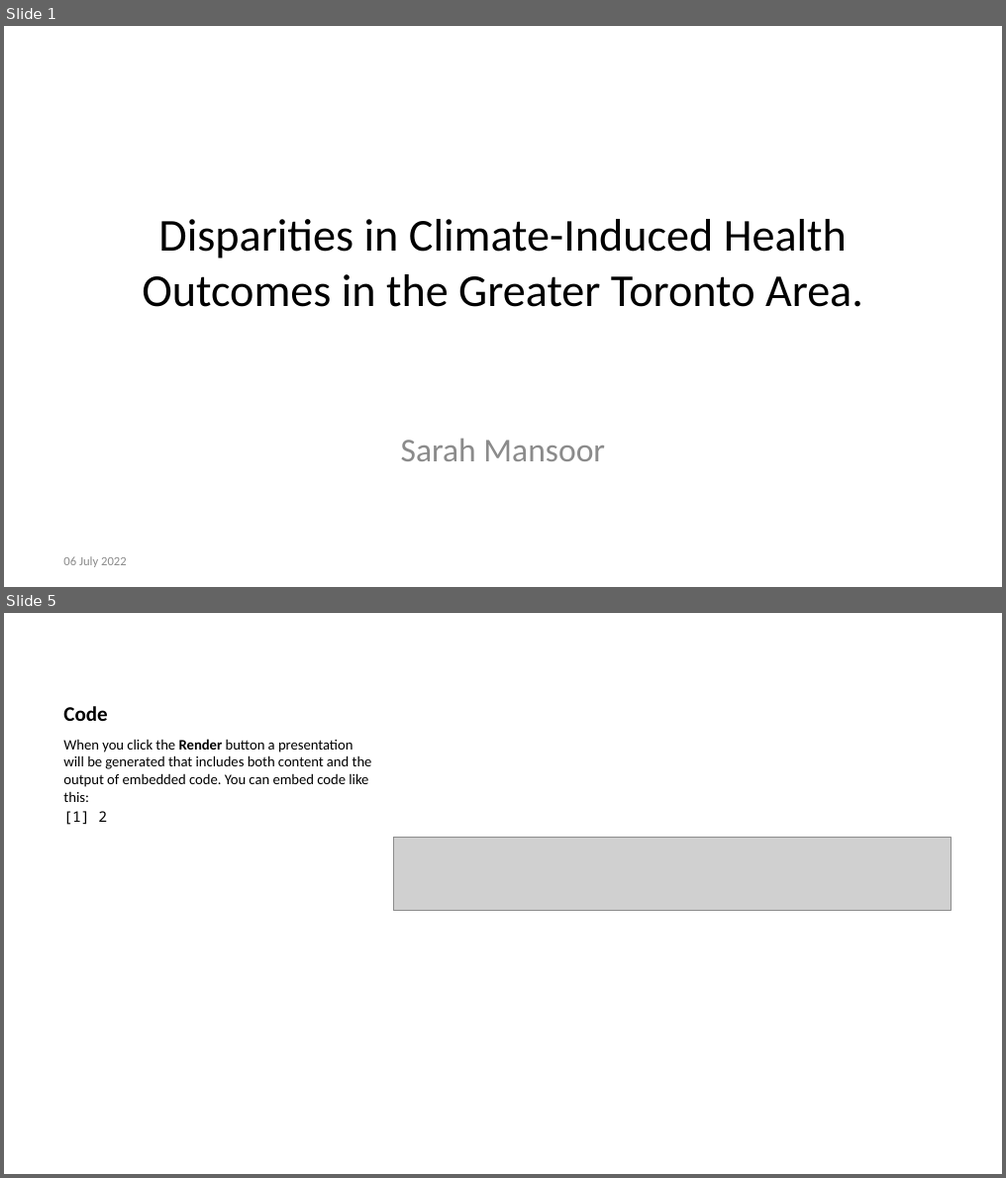
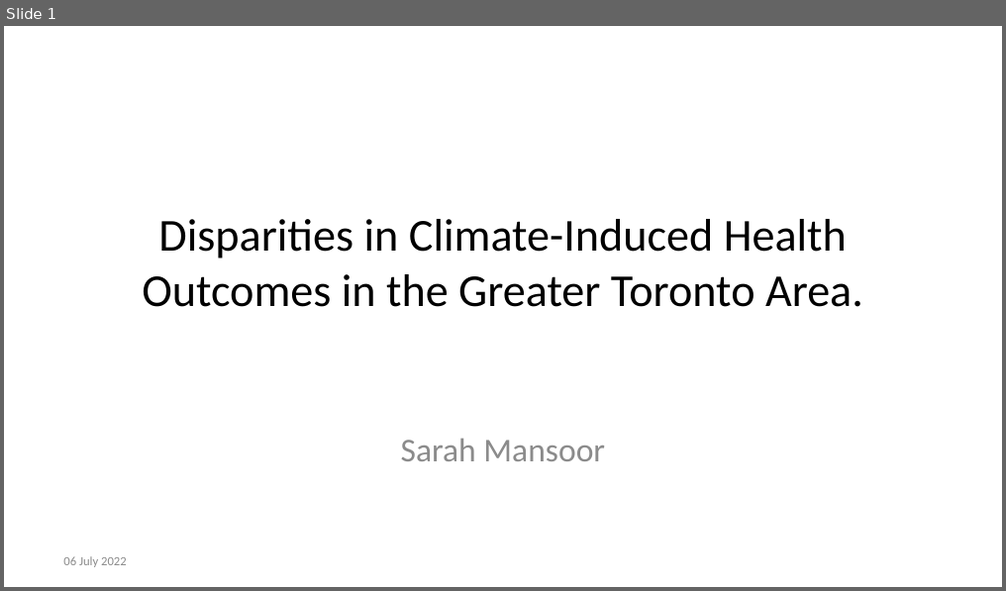
Before and after one commit to sarahmansoorr/SUDS2022, a slide deck: outputs/presentation/presentation.pptx. Shown one above the other, each under a label of ours: slides 1 and 5 before the commit, slide 1 after it; the slides between them are not shown. The pictures are 1006x1178 and 1006x591 pixels, drawn with LibreOffice and Linux fonts; fonts in the diff are those of the drawing; grey boxes stand for pictures. Boxes give left, top, right and bottom in pixels: in the first picture for what was removed or moved away, otherwise in the second. Text is boxed around its words. In the diff, an @@ line names an element or a change of style, - is before the commit and + after.

Commit message:
Updates to presentation

```diff
--- a/outputs/presentation/presentation.pptx
+++ b/outputs/presentation/presentation.pptx
@@ slide 5 removed at (4,613,1002,1174), background #FFFFFF @@
@@ title removed at (63,706,107,721) @@
-Code
@@ text removed at (63,739,372,825) @@
-When you click the Render button a presentation will be generated that includes both content and the output of embedded code. You can embed code like this:
-[1] 2
@@ picture removed at (393,838,950,911) @@
```
Also in this commit, not shown: 4 slides added, 3 other slides removed, 5 other files.
